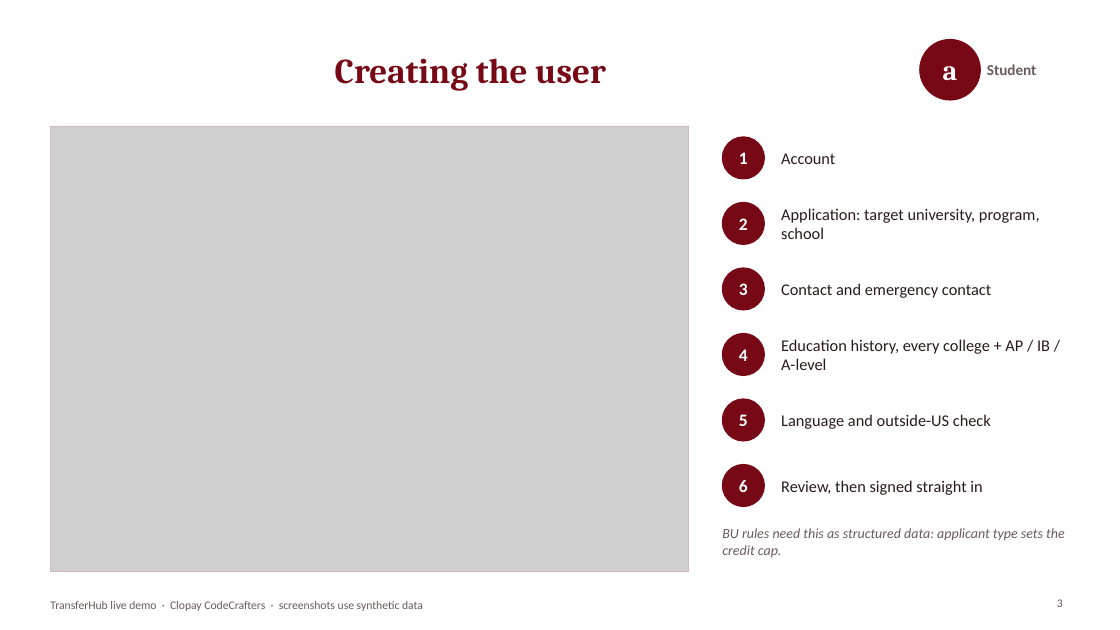
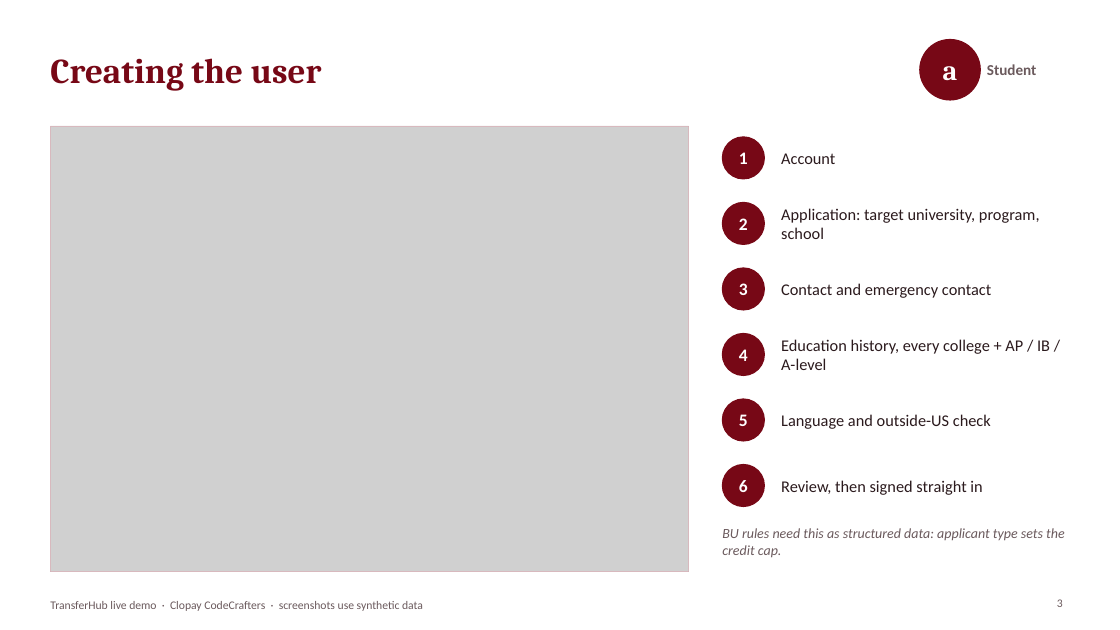
Before and after one commit to raghuramr/transferhub, a slide deck: slide 3 of _designs/deck/TransferHub-Demo.pptx. Drawn at 1120x630 pixels with LibreOffice and Linux fonts; fonts in the diff are those of the drawing; grey boxes stand for pictures. Boxes give left, top, right and bottom in pixels: in the first picture for what was removed or moved away, otherwise in the second. Text is boxed around its words. In the diff, an @@ line names an element or a change of style, - is before the commit and + after.

```diff
--- a/_designs/deck/TransferHub-Demo.pptx
+++ b/_designs/deck/TransferHub-Demo.pptx
@@ title "Creating the user" at <box>50,58,322,91</box>: alignment centre to left @@
```
Also in this commit, not shown: 11 other slides changed, 7 other files.
